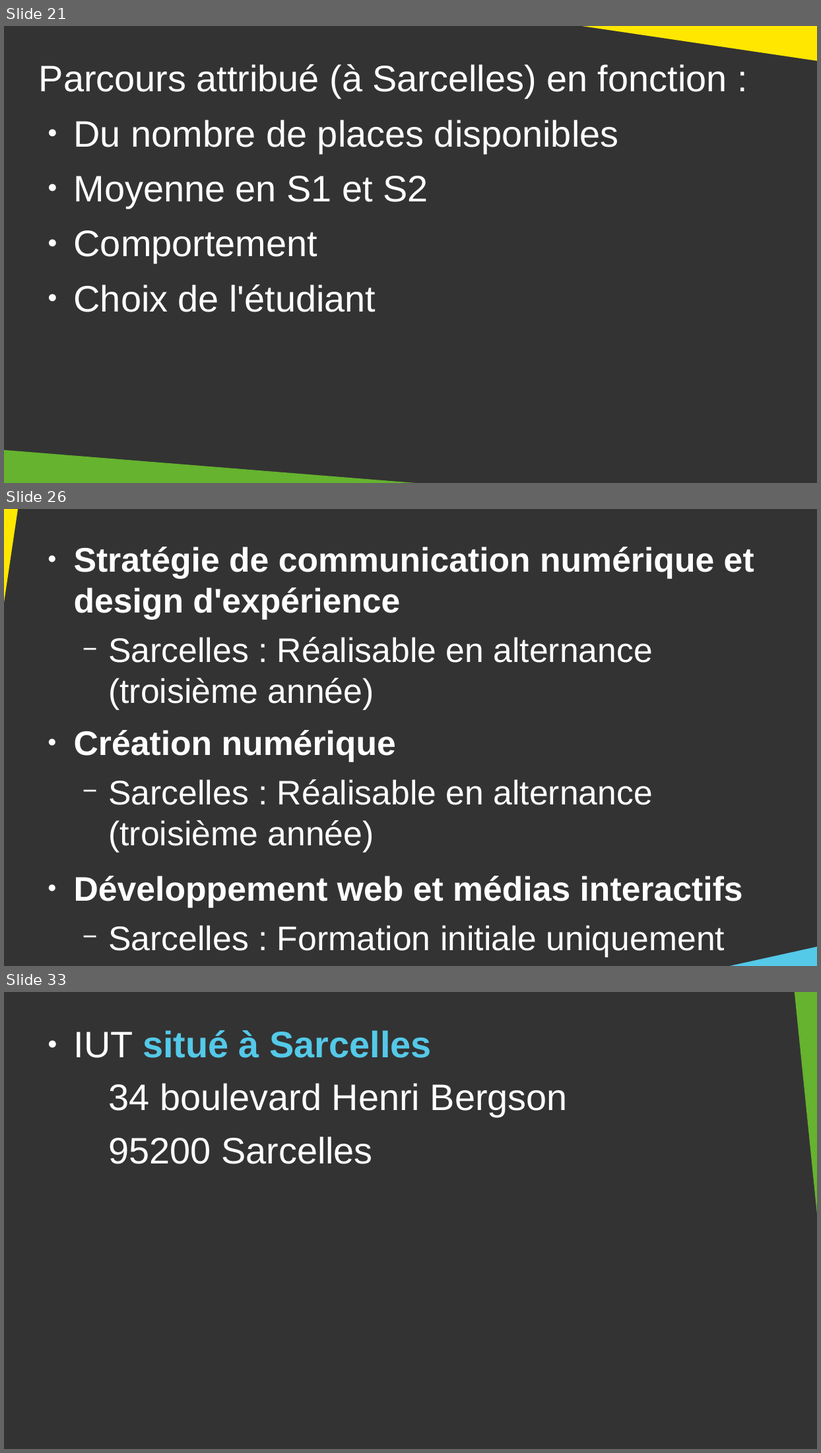
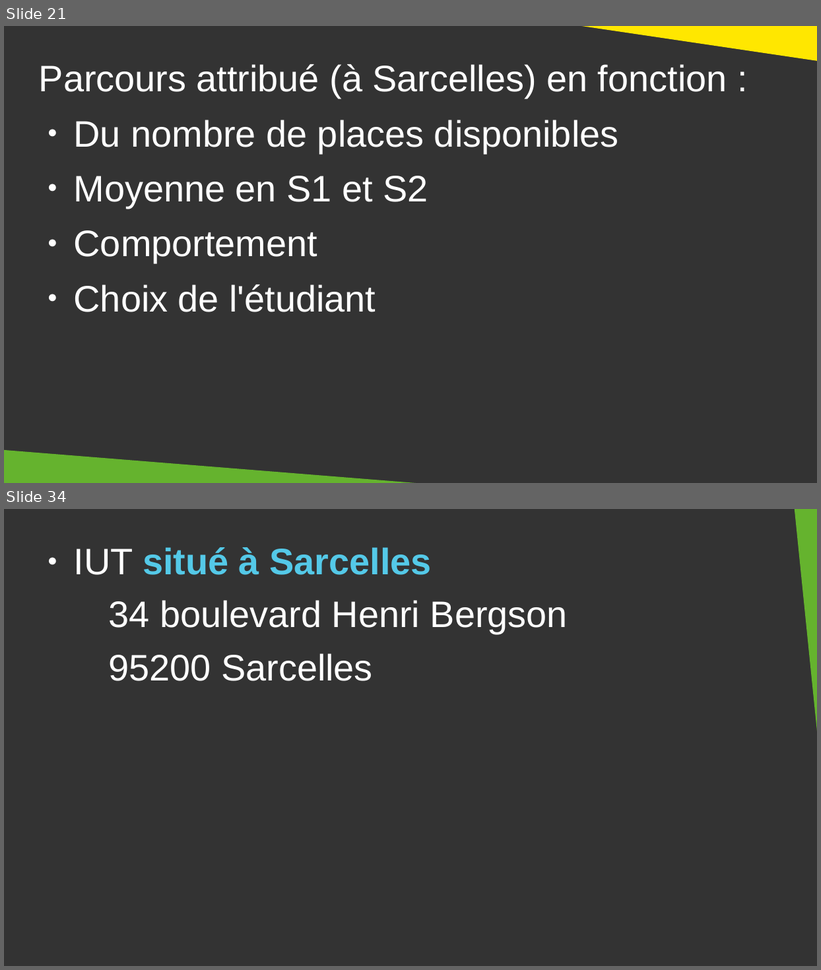
Before and after one commit to DanYellow/cours, a slide deck: presentation-formation-mmi/presentation.odp. Shown one above the other, each under a label of ours: slides 21, 26 and 33 before the commit, slides 21 and 34 after it; the slides between them are not shown. The pictures are 821x1453 and 821x970 pixels, drawn with LibreOffice and Linux fonts; fonts in the diff are those of the drawing. Boxes give left, top, right and bottom in pixels: in the first picture for what was removed or moved away, otherwise in the second. Text is boxed around its words. In the diff, an @@ line names an element or a change of style, - is before the commit and + after.

```diff
--- a/presentation-formation-mmi/presentation.odp
+++ b/presentation-formation-mmi/presentation.odp
@@ slide 26 removed at <box>4,509,817,966</box>, background #333333 @@
@@ right triangle removed at <box>4,509,26,714</box> @@
@@ text removed at <box>74,547,754,958</box> @@
-● Stratégie de communication numérique et design d'expérience
-  − Sarcelles : Réalisable en alternance (troisième année)
-● Création numérique
-  − Sarcelles : Réalisable en alternance (troisième année)
-● Développement web et médias interactifs
-  − Sarcelles : Formation initiale uniquement
@@ right triangle removed at <box>713,945,817,966</box> @@
@@ what was slide 33 is now slide 34 @@
```
Also in this commit, not shown: 8 slides changed, 2 slides added, 1 other file.
